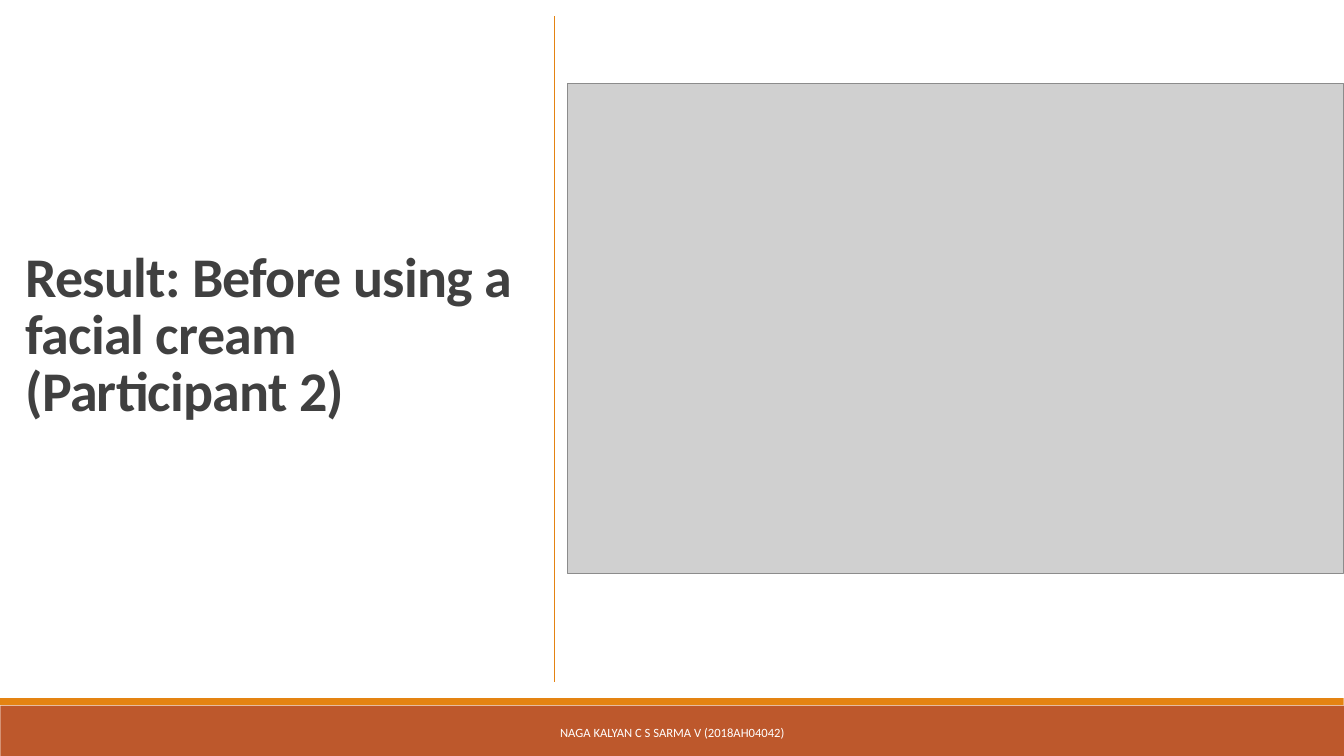
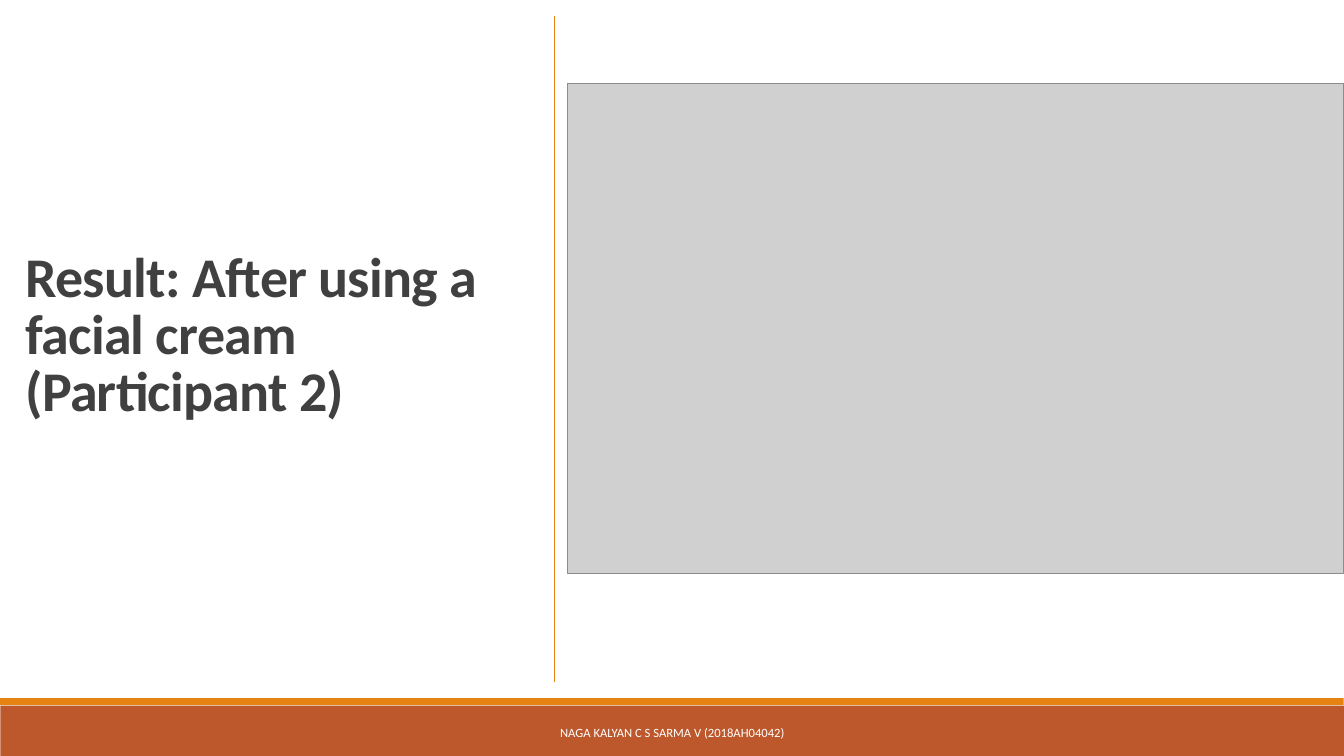
Before and after one commit to svktejasvi/skin-texture-analysis, a slide deck: slide 19 of EndSem/2018AH04042_EndSem_Review.pptx. Drawn at 1344x756 pixels with LibreOffice and Linux fonts; fonts in the diff are those of the drawing; grey boxes stand for pictures. Boxes give left, top, right and bottom in pixels: in the first picture for what was removed or moved away, otherwise in the second. Text is boxed around its words. In the diff, an @@ line names an element or a change of style, - is before the commit and + after.

Commit message:
2 changes

```diff
--- a/EndSem/2018AH04042_EndSem_Review.pptx
+++ b/EndSem/2018AH04042_EndSem_Review.pptx
@@ title at <box>25,257,478,420</box>: text changed @@
-Result: Before using a facial cream
-(Participant 2)
+Result: After using a facial cream
+(Participant 2)
```
